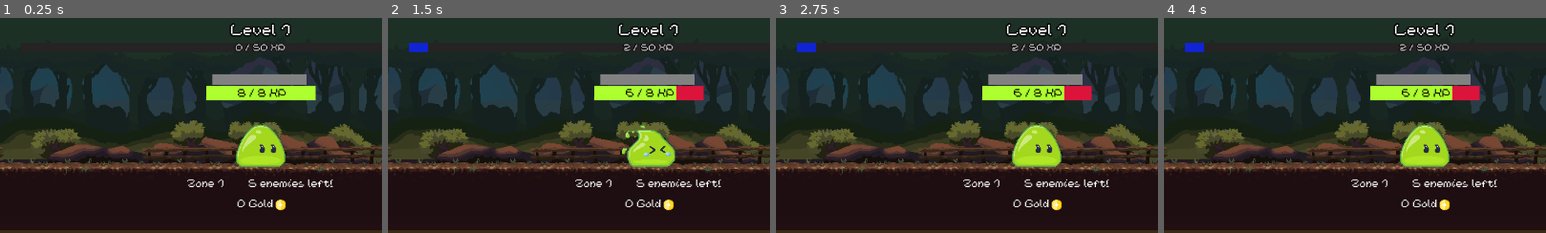
Above: before the commit, frames 1-4 (left to right).
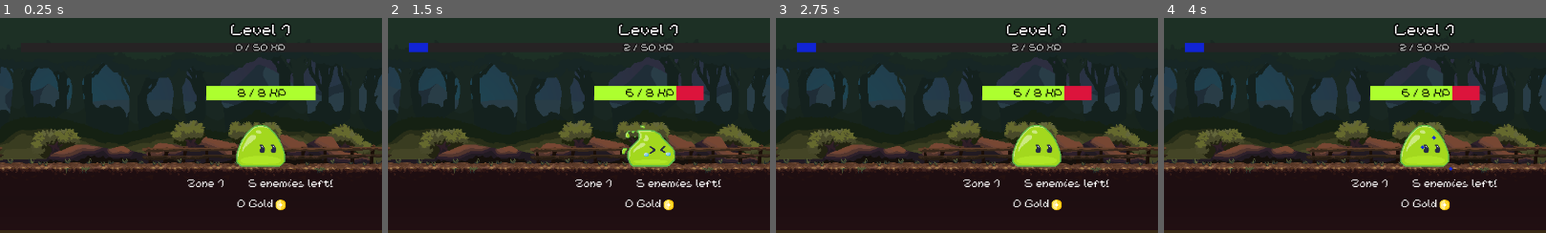
Above: after the commit, the same moments.

Repository: TTTaevas/SwordVenture
Game: Godot game, scene res://scenes/game.tscn
The game is run twice, just before and just after one commit, with the same random seed, the same clock (stepped at 60 frames per second) and the same inputs.
Inputs (mouse positions are % of the whole screen's width and height, from its top left):
- Up to frame 1 (0.25 s): no input
- Up to frame 2 (1.5 s): tap Enter at 0.5 s; move the mouse to (50, 30) at 0.52 s; click (50, 30) at 0.67 s; tap Space at 1.25 s; move the mouse to (30, 55) at 1.27 s; click (30, 55) at 1.42 s
- Up to frame 3 (2.75 s): tap Enter at 2 s; move the mouse to (60, 28) at 2.02 s; click (60, 28) at 2.17 s
- Up to frame 4 (4 s): tap Space at 2.75 s; move the mouse to (45, 70) at 2.77 s; click (45, 70) at 2.92 s; tap Enter at 3.5 s; move the mouse to (80, 65) at 3.52 s; click (80, 65) at 3.67 s
The pictures show only the part of the screen within x 16-66%, y 0-50%; the shares and areas given below are measured in that part.

The runs differ from the first frame. In frame 1, 1.2% of the frame differs, in the area x 55-81%, y 26-32%; in frame 2, 1.2%; in frame 3, 1.2%; in frame 4, 1.3%, in the area x 55-81%, y 26-72%.

Commit message:
sounds and healing!

Diff:
--- /dev/null
+++ b/default_bus_layout.tres
@@ -0,0 +1,15 @@
+[gd_resource type="AudioBusLayout" format=3 uid="uid://c2lfrsrkxm02f"]
+
+[resource]
+bus/1/name = &"Sounds"
+bus/1/solo = false
+bus/1/mute = false
+bus/1/bypass_fx = false
+bus/1/volume_db = 0.0
+bus/1/send = &"Master"
+bus/2/name = &"Music"
+bus/2/solo = false
+bus/2/mute = false
+bus/2/bypass_fx = false
+bus/2/volume_db = 0.0
+bus/2/send = &"Master"
--- a/project.godot
+++ b/project.godot
@@ -10,7 +10,7 @@
 
 [application]
 
-config/name="clicker-game"
+config/name="SwordVenture"
 run/main_scene="res://scenes/game.tscn"
 config/features=PackedStringArray("4.1", "GL Compatibility")
 boot_splash/show_image=false
--- a/scenes/bottom/item.gd
+++ b/scenes/bottom/item.gd
@@ -89,14 +89,13 @@
 
 	if $Equip.button_pressed and psed_equip == false:
 		psed_equip = true
-		for i in $Equip.get_children():
-			i.position.y += 5
+		$Equip/Action.position.y += 5
 	elif $Equip.button_pressed == false and psed_equip:
 		psed_equip = false
-		for i in $Equip.get_children():
-			i.position.y -= 5
+		$Equip/Action.position.y -= 5
 
 func _pressed():
+	$SoundBuy.play()
 	level += 1
 	PlayerVariables.gold -= price
 
@@ -142,8 +141,10 @@
 func _on_equip_pressed():
 	if not equiped:
 		if len(PlayerVariables.swords.filter(func(s): return s.equiped)) + 1 <= PlayerVariables.max_equiped_swords:
+			$Equip/SoundEquip.play()
 			equiped = true
 	else:
+		$Equip/SoundUnequip.play()
 		equiped = false
 
 	var arr = PlayerVariables.swords.filter(func(s): return s.i_name != self.i_name)
--- a/scenes/bottom/item.tscn
+++ b/scenes/bottom/item.tscn
@@ -7,8 +7,11 @@
 [ext_resource type="FontFile" uid="uid://kr3d464f7640" path="res://NineteenNinetySix-lWzq.ttf" id="5_20twl"]
 [ext_resource type="LabelSettings" uid="uid://cpuux455m0mhe" path="res://font.tres" id="6_mtfhp"]
 [ext_resource type="Texture2D" uid="uid://dsurnabs8anjd" path="res://sprites/icons/coin.png" id="7_qq4lu"]
+[ext_resource type="AudioStream" uid="uid://dww8fe3s7pdq2" path="res://sounds/item_bought.wav" id="8_rrp7t"]
 [ext_resource type="Texture2D" uid="uid://ivrqd0p61fog" path="res://sprites/shop/button-small.png" id="8_y3pik"]
 [ext_resource type="Texture2D" uid="uid://co46pbec0dv3s" path="res://sprites/shop/button-small-pressed.png" id="9_epjln"]
+[ext_resource type="AudioStream" uid="uid://bfmwnsibtnumn" path="res://sounds/sword_equip.wav" id="11_rlf4w"]
+[ext_resource type="AudioStream" uid="uid://cqxnfr8f58r2w" path="res://sounds/sword_unequip.wav" id="12_381tj"]
 
 [sub_resource type="LabelSettings" id="LabelSettings_ltf2n"]
 line_spacing = 2.0
@@ -65,6 +68,11 @@
 text = "The item's epic description!"
 label_settings = ExtResource("6_mtfhp")
 
+[node name="SoundBuy" type="AudioStreamPlayer" parent="."]
+stream = ExtResource("8_rrp7t")
+volume_db = 3.0
+bus = &"Sounds"
+
 [node name="Equip" type="TextureButton" parent="."]
 visible = false
 layout_mode = 0
@@ -85,4 +93,12 @@
 text = "equip?!!"
 label_settings = SubResource("LabelSettings_ltf2n")
 
+[node name="SoundEquip" type="AudioStreamPlayer" parent="Equip"]
+stream = ExtResource("11_rlf4w")
+bus = &"Sounds"
+
+[node name="SoundUnequip" type="AudioStreamPlayer" parent="Equip"]
+stream = ExtResource("12_381tj")
+bus = &"Sounds"
+
 [connection signal="pressed" from="Equip" to="." method="_on_equip_pressed"]
--- a/scenes/game.gd
+++ b/scenes/game.gd
@@ -1,6 +1,8 @@
 extends Node2D
 
-var game_clock = 0
+var game_clock := 0.0
+var sword_target: Area2D
+var how_long_sword_target := 0.0
 
 func _process(delta):
 	game_clock += delta
@@ -28,5 +30,17 @@
 	await get_tree().create_timer(timeout).timeout
 	var enemies = $Enemy_screen.find_children("", "Area2D", false, false)
 	enemies = enemies.filter(func(i): return i.health > 0 and i.fleeing == false)
+	enemies.sort_custom(func(a,b): return (100 * a.health) / a.max_health < (100 * b.health) / b.max_health)
+
 	if damage != null and enemies.size() > 0:
-		(enemies[0] if randi() % 31 < 30 else enemies.pick_random()).health -= damage
+		if !is_instance_valid(sword_target) or sword_target.fleeing or sword_target.found_dead:
+			sword_target = enemies[0]
+			how_long_sword_target = 1
+		elif how_long_sword_target > 15:
+			var other_enemies = enemies.filter(func(a): return a.name != sword_target.name)
+			sword_target = other_enemies.pick_random() if len(other_enemies) > 0 else sword_target
+			how_long_sword_target = 1
+		else:
+			how_long_sword_target += 1 / PlayerVariables.attacks_per_second
+
+		(sword_target if randi() % 3 < 30 else enemies.pick_random()).health -= damage
--- a/scenes/top/enemy.gd
+++ b/scenes/top/enemy.gd
@@ -20,6 +20,7 @@
 var shake := 0
 var fleeing := false
 var fled_once := false
+var healing := false
 
 var max_health: float
 var health: float
@@ -106,6 +107,15 @@
 		new_position.x += shake
 	global_position.x = new_position.x
 
+	if personality == "caring" and not fleeing and not found_dead and not healing:
+		var alive = enemies.filter(func(e): return !e.fleeing and !e.found_dead)
+		var injured = alive.filter(func(e): return e.health < e.max_health)
+		for e in injured:
+			var dice_1 = floor(randf_range(1, ((100 * (e.health - float((int(PlayerVariables.zone) - 1) % 10) / 5)) / e.max_health)))
+			var dice_2 = randf_range(50, 100) if e.name == name and alive.size() == 1 else floor(randf_range((100 * (health + float((int(PlayerVariables.zone) - 1) % 10) / 5)) / max_health, 120))
+			if dice_1 == 1 and dice_2 > 90:
+				heal(e, int(e.max_health / (20 if e.personality == "caring" else 10)))
+
 	if health <= 0 and not found_dead:
 		found_dead = true
 		$Sprite.texture = enemy_sprite.get("dead")
@@ -113,7 +123,7 @@
 
 	elif personality == "coward" and not fleeing and not found_dead:
 		@warning_ignore("integer_division")
-		var dice = max(2, floor(randf_range(1, ((100 * (health + int(PlayerVariables.level / 2))) / max_health))))
+		var dice = floor(randf_range(1, ((100 * (health + int(PlayerVariables.level / 2))) / max_health)))
 
 		if dice <= (panic * 3) or fled_once:
 			shake += 2 if dice <= (panic) else -shake + -2
@@ -133,6 +143,7 @@
 func _input(ev):
 	if ev is InputEventMouseButton and ev.button_index == MOUSE_BUTTON_LEFT:
 		if ev.pressed and mouse_on_sprite and health > 0 and not fleeing:
+			$SoundHit.play()
 			health -= PlayerVariables.level
 			if "Envy's Blood" in PlayerVariables.misc_effects:
 				health -= floor(PlayerVariables.gold * 0.01)
@@ -145,3 +156,42 @@
 			await get_tree().create_timer(0.2).timeout
 			if click_time == latest_click and health > 0 and not fleeing and not fled_once:
 				$Sprite.texture = enemy_sprite.get("normal")
+
+func heal(enemy: Area2D, amount: int):
+	healing = true
+	var magic_particles := []
+	var healing_particles := []
+
+	for i in 3:
+		var particle = TextureRect.new()
+		particle.texture = preload("res://sprites/particle_blue.png")
+		particle.position = Vector2(randf_range(-50, 50), randf_range(-25, 50))
+		particle.name = "particle_blue_%s" % particle.get_instance_id()
+		await get_tree().create_timer(0.05).timeout
+		add_child(particle)
+		magic_particles.push_back(particle)
+	for i in 3:
+		var particle = TextureRect.new()
+		particle.texture = preload("res://sprites/particle_green.png")
+		particle.position = Vector2(randf_range(-50, 50), randf_range(-50, 0))
+		particle.name = "particle_green_%s" % particle.get_instance_id()
+		await get_tree().create_timer(0.05).timeout
+		enemy.add_child(particle)
+		healing_particles.push_back(particle)
+
+	for i in 50:
+		for e in magic_particles:
+			e.position.y -= 1
+		for e in healing_particles:
+			e.position.y += 1
+		await get_tree().create_timer(0.01).timeout
+
+	for e in magic_particles:
+		e.free()
+	for e in healing_particles:
+		e.free()
+	healing = false
+
+	if not found_dead and not fleeing and not enemy.found_dead and not enemy.fleeing:
+		if enemy.health < enemy.max_health:
+			enemy.health += max(3, min(enemy.max_health - enemy.health, amount))
--- a/scenes/top/enemy.tscn
+++ b/scenes/top/enemy.tscn
@@ -1,10 +1,16 @@
-[gd_scene load_steps=2 format=3 uid="uid://fsm14h585y6t"]
+[gd_scene load_steps=3 format=3 uid="uid://fsm14h585y6t"]
 
 [ext_resource type="Script" path="res://scenes/top/enemy.gd" id="1_fh0y6"]
+[ext_resource type="AudioStream" uid="uid://ikwun8yqvhm0" path="res://sounds/enemy_hit.wav" id="2_k3y6m"]
 
 [node name="Enemy" type="Area2D"]
 position = Vector2(1, 1)
 script = ExtResource("1_fh0y6")
 
+[node name="SoundHit" type="AudioStreamPlayer" parent="."]
+stream = ExtResource("2_k3y6m")
+volume_db = -10.0
+bus = &"Sounds"
+
 [connection signal="mouse_entered" from="." to="." method="_on_enemy_mouse_entered"]
 [connection signal="mouse_exited" from="." to="." method="_on_enemy_mouse_exited"]
Not shown: 1 places in scenes/bottom/item.tscn that only renumber resources
Not shown, added: sounds/enemy_hit.wav.import
Not shown, added: sounds/item_bought.wav.import
Not shown, added: sounds/sword_equip.wav.import
Not shown, added: sounds/sword_unequip.wav.import
Binary file added: sprites/particle_blue.png
Not shown, added: sprites/particle_blue.png.import
Binary file added: sprites/particle_green.png
Not shown, added: sprites/particle_green.png.import
Not shown, added: sounds/enemy_hit.wav
Not shown, added: sounds/item_bought.wav
Not shown, added: sounds/sword_equip.wav
(and 1 more such lines)
